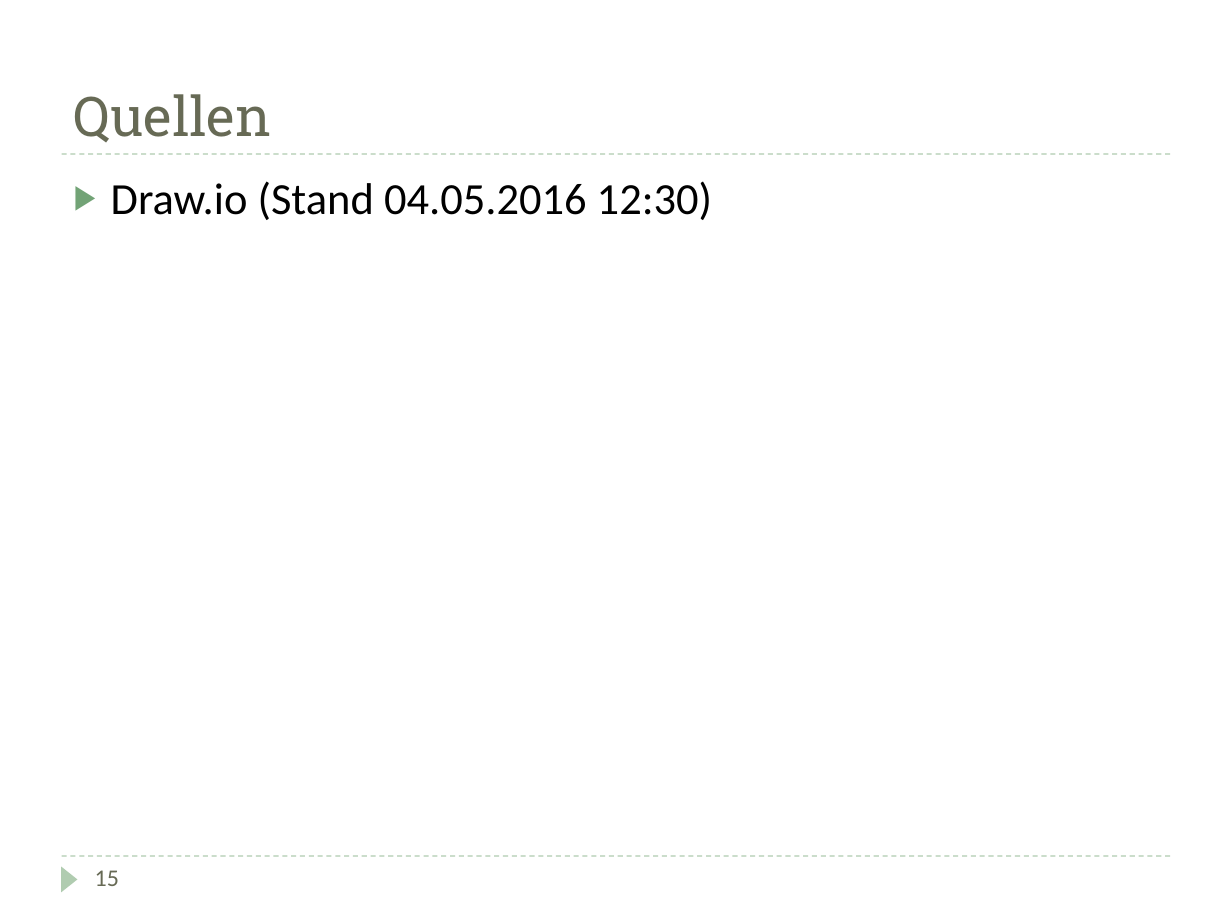
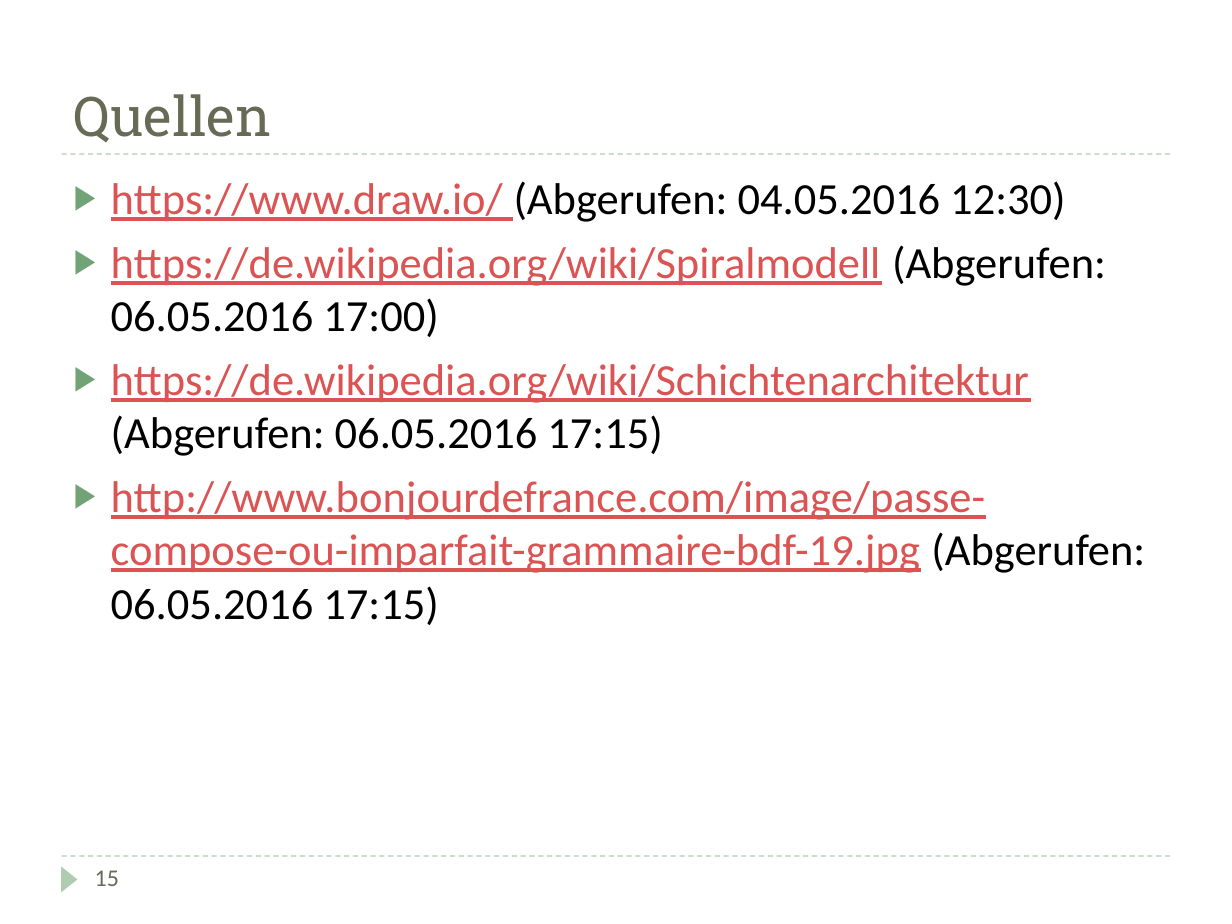
Before and after one commit to DarksideCode/Inventory-Management-System, a slide deck: slide 17 of Doku/Präsentation.pptx (slide 16 before the commit). Drawn at 1232x924 pixels with LibreOffice and Linux fonts; fonts in the diff are those of the drawing. Boxes give left, top, right and bottom in pixels: in the first picture for what was removed or moved away, otherwise in the second. Text is boxed around its words. In the diff, an @@ line names an element or a change of style, - is before the commit and + after.

```diff
--- a/Doku/Präsentation.pptx
+++ b/Doku/Präsentation.pptx
@@ text at box(111, 181, 1145, 625): text changed; text colour #000000 to #DB5353 @@
-▶ Draw.io (Stand 04.05.2016 12:30)
+▶ https://www.draw.io/ (Abgerufen: 04.05.2016 12:30)
+▶ https://de.wikipedia.org/wiki/Spiralmodell (Abgerufen: 06.05.2016 17:00)
+▶ https://de.wikipedia.org/wiki/Schichtenarchitektur (Abgerufen: 06.05.2016 17:15)
+▶ http://www.bonjourdefrance.com/image/passe-compose-ou-imparfait-grammaire-bdf-19.jpg (Abgerufen: 06.05.2016 17:15)
```
Also in this commit, not shown: 9 other slides changed, 4 slides added, 4 slides removed, 2 other files.
